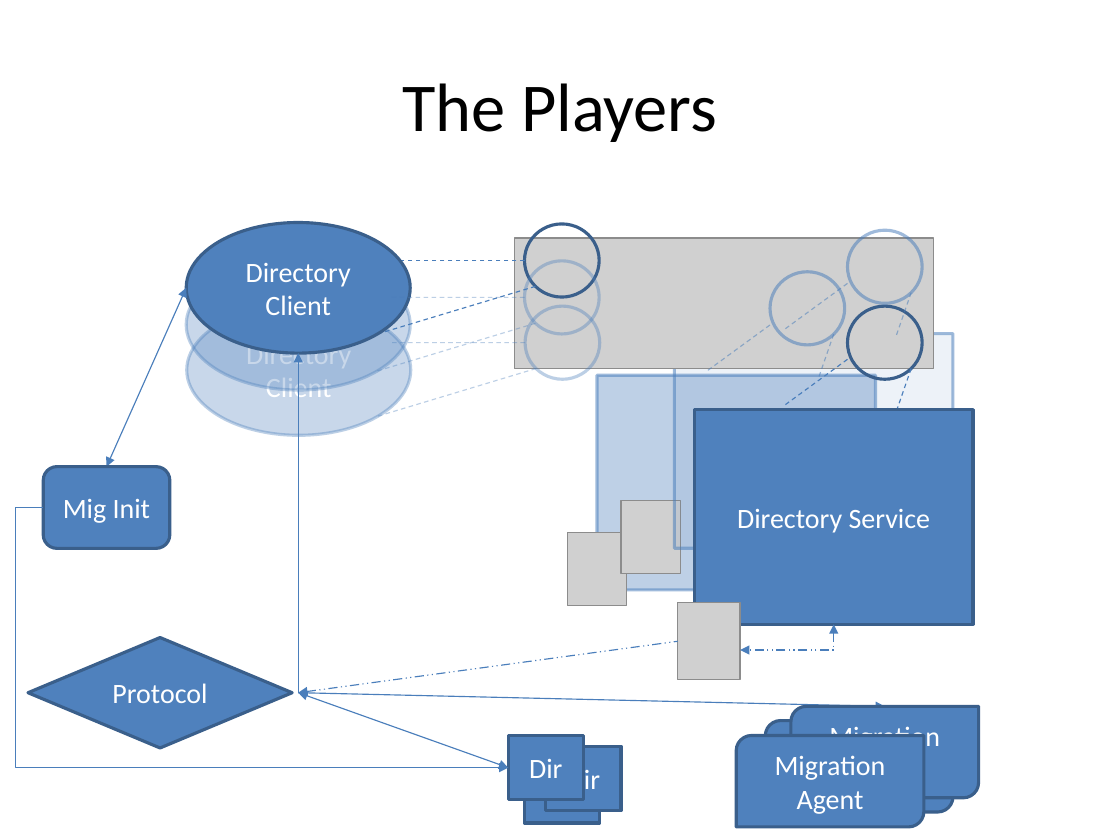
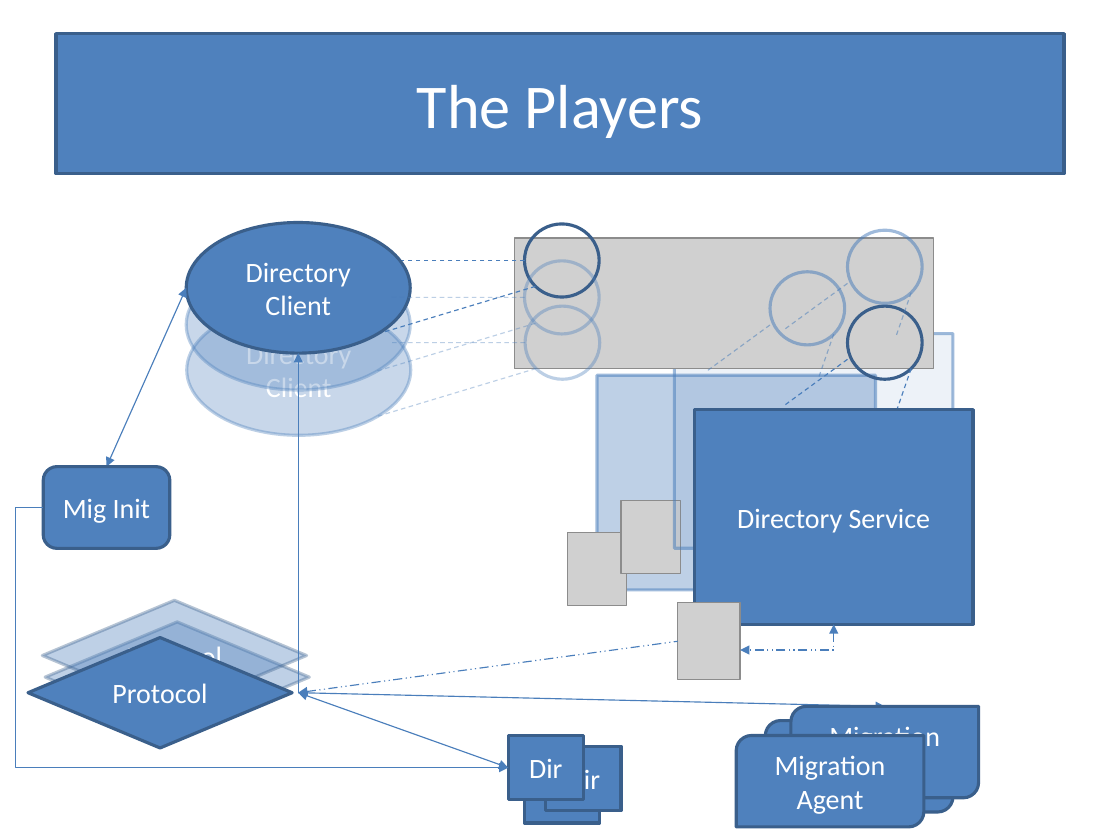
Before and after one commit to Slania/JPaxos-1, a slide deck: slide 13 of Paxos based directory updates for geo-replicated cloud storage.pptx. Drawn at 1120x840 pixels with LibreOffice and Linux fonts; fonts in the diff are those of the drawing; grey boxes stand for pictures. Boxes give left, top, right and bottom in pixels: in the first picture for what was removed or moved away, otherwise in the second. Text is boxed around its words. In the diff, an @@ line names an element or a change of style, - is before the commit and + after.

```diff
--- a/Paxos based directory updates for geo-replicated cloud storage.pptx
+++ b/Paxos based directory updates for geo-replicated cloud storage.pptx
@@ title "The Players": place and size @@
-title "The Players" at bbox=[402, 83, 717, 142]
+title "The Players" at bbox=[56, 34, 1064, 174]
@@ title "The Players" at bbox=[56, 34, 1064, 174]: size 44 to 40 pt, text colour #000000 to #FFFFFF; fill none to #4F81BD; outline none to #3A5F8C 2 pt @@
@@ diamond added at bbox=[43, 600, 307, 711], fill #4F81BD at 37% opacity, outline #3A5F8C 2 pt, 18 pt, text #FFFFFF @@
+Protocol
@@ diamond added at bbox=[45, 622, 309, 732], fill #4F81BD at 37% opacity, outline #3A5F8C 2 pt, 18 pt, text #FFFFFF @@
+Protocol
```
Also in this commit, not shown: 17 other slides changed.
